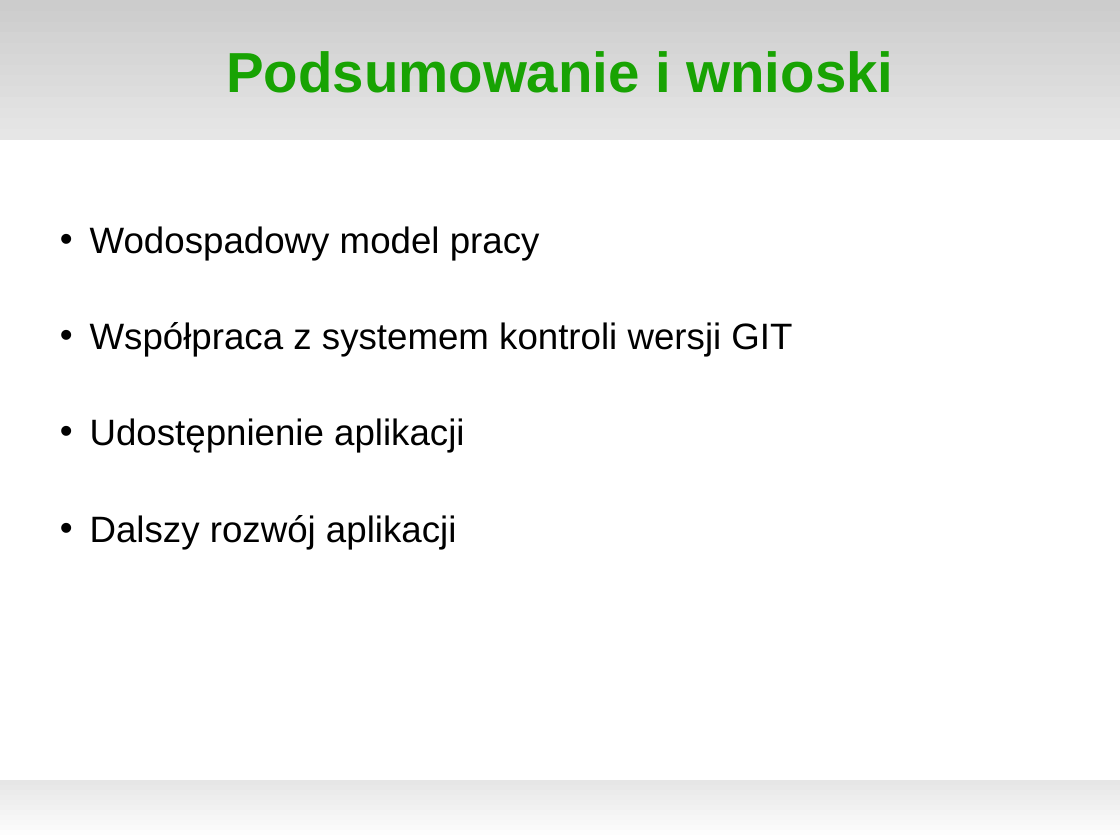
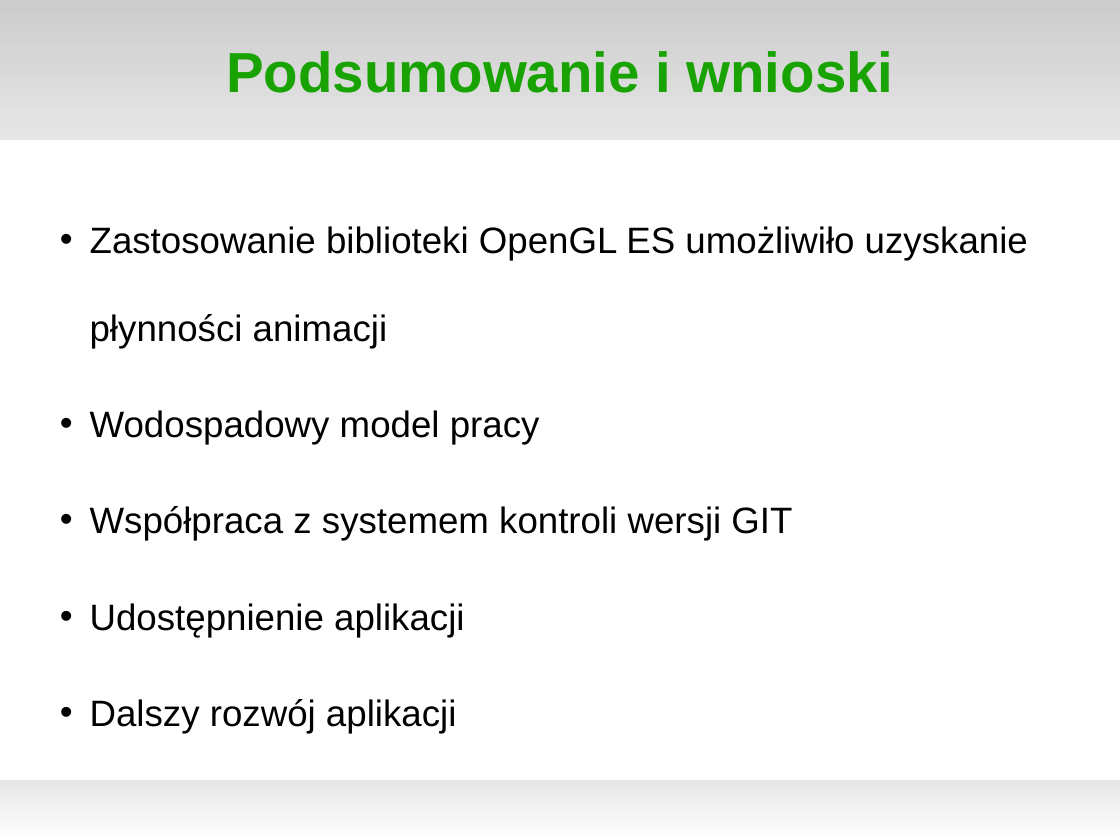
Before and after one commit to matkaczmarski/Praca-inzynierska, a slide deck: slide 12 of Prezentacja - obrona pracy/szablon-do-prezentacji.odp. Drawn at 1120x840 pixels with LibreOffice and Linux fonts; fonts in the diff are those of the drawing; background and template pictures are left out. Boxes give left, top, right and bottom in pixels: in the first picture for what was removed or moved away, otherwise in the second. Text is boxed around its words. In the diff, an @@ line names an element or a change of style, - is before the commit and + after.

```diff
--- a/Prezentacja - obrona pracy/szablon-do-prezentacji.odp
+++ b/Prezentacja - obrona pracy/szablon-do-prezentacji.odp
@@ text at <box>90,226,1028,348</box>: paragraph added @@
+• Zastosowanie biblioteki OpenGL ES umożliwiło uzyskanie płynności animacji
```
Also in this commit, not shown: 4 other slides changed.
